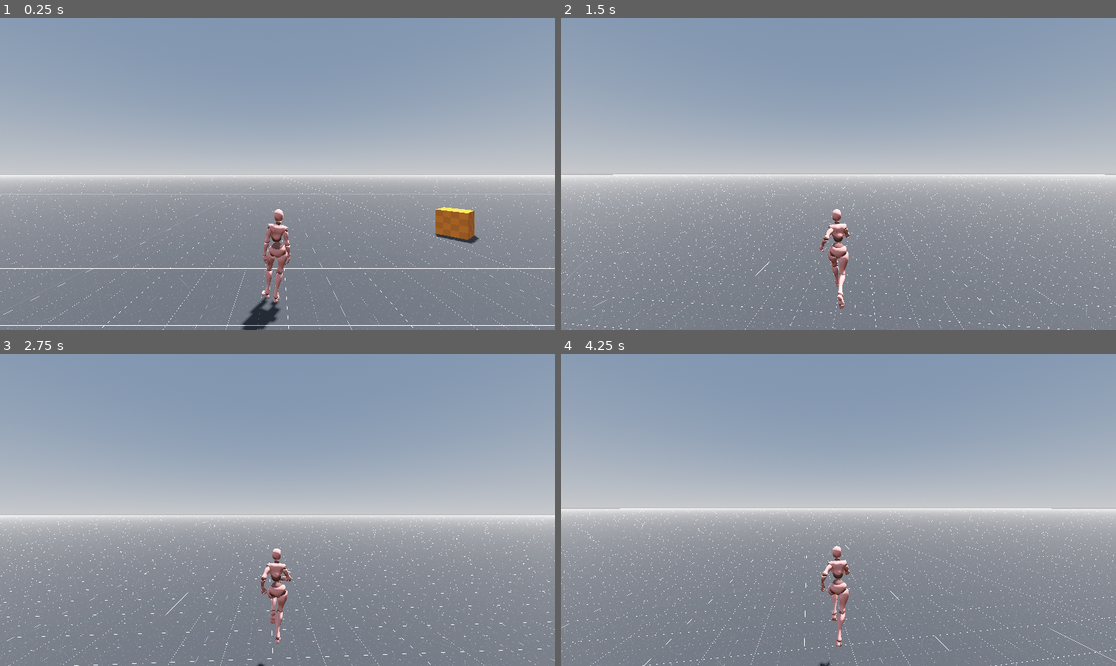
Above: before the commit, frames 1-4 (two rows, left to right).
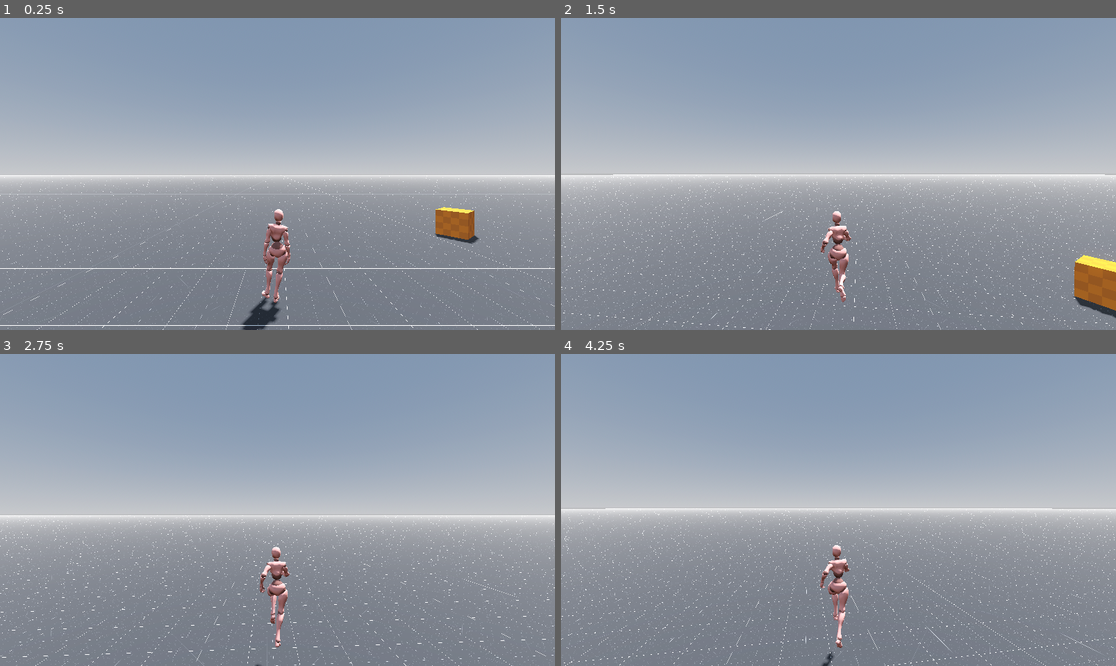
Above: after the commit, the same moments.

Repository: joelkarn/veiled-deceit
Game: Godot game, scene res://scenes/main.tscn
The game is run twice, just before and just after one commit, with the same random seed, the same clock (stepped at 60 frames per second) and the same inputs.
Inputs (mouse positions are in pixels of both pictures, inside the frame that each line leads up to):
- Up to frame 1 (0.25 s): no input
- Up to frame 2 (1.5 s): tap Enter (ui_accept) at 0.5, 0.6, 0.77, 1.07, 1.35 s; move the mouse to (866, 174) at 0.52 s; hold W (forward) from 0.53 s (still down); move the mouse to (810, 174) at 1.27 s
- Up to frame 3 (2.75 s): keep holding W (forward); tap Enter (ui_accept) at 1.52, 1.82, 2.1 s; move the mouse to (288, 503) at 2.02 s
- Up to frame 4 (4.25 s): keep holding W (forward); move the mouse to (832, 516) at 2.77 s; tap Enter (ui_accept) at 2.85, 3.02, 3.32, 3.6, 3.77, 4.07 s; move the mouse to (877, 513) at 3.52 s

The runs differ from the first frame. In frame 1, less than 0.1% of the frame differs, in the area x 47-52%, y 72-86%; in frame 2, 4.0%, in the area x 0-100%, y 50-100%; in frame 3, 2.9%; in frame 4, 2.9%.

Commit message:
improved jumping some more, locked direction of jump

Diff:
--- a/scripts/player.gd
+++ b/scripts/player.gd
@@ -1,8 +1,8 @@
 extends CharacterBody3D
+
 @onready var camera_mount: Node3D = $camera_mount
 @onready var animation_player: AnimationPlayer = $visuals/mixamo_base/AnimationPlayer
 @onready var visuals: Node3D = $visuals
-
 
 const SPEED = 6.5
 const CUSTOM_GRAVITY = -30.0
@@ -12,45 +12,48 @@
 @export var sens_vertical = 0.1
 
 func _ready():
-	# Mouse is not visible and not able to move outside of window
 	Input.mouse_mode = Input.MOUSE_MODE_CAPTURED
 
 func _input(event):
 	if event is InputEventMouseMotion:
-		# Rotates player on horizontal mouse movement
+		# Rotate player (horizontal)
 		rotate_y(deg_to_rad(-event.relative.x * sens_horizontal))
-		# Makes sure player model doesn't rotate when standing still
+		# Rotate only visuals so player model doesn't rotate when standing still
 		visuals.rotate_y(deg_to_rad(event.relative.x * sens_horizontal))
-		# Rotates camera on vertical mouse movement
+		# Rotate camera (vertical)
 		camera_mount.rotate_x(deg_to_rad(-event.relative.y * sens_vertical))
 
 func _physics_process(delta: float) -> void:
-	# Add the gravity.
+	# Add gravity when not on floor
 	if not is_on_floor():
 		velocity.y += CUSTOM_GRAVITY * delta
 
-	# Handle jump.
-	if Input.is_action_just_pressed("ui_accept") and is_on_floor():
-		velocity.y = JUMP_VELOCITY
+	# If on the floor, allow horizontal movement
+	if is_on_floor():
+		var input_dir = Input.get_vector("left", "right", "forward", "backward")
+		var direction = (transform.basis * Vector3(input_dir.x, 0, input_dir.y)).normalized()
 
-	# Get the input direction and handle the movement/deceleration.
-	# As good practice, you should replace UI actions with custom gameplay actions.
-	var input_dir := Input.get_vector("left", "right", "forward", "backward")
-	var direction := (transform.basis * Vector3(input_dir.x, 0, input_dir.y)).normalized()
-	if direction:
-		if animation_player.current_animation != "running":
-			animation_player.play("running")
+		# Animate and set velocity
+		if direction != Vector3.ZERO:
+			if animation_player.current_animation != "running":
+				animation_player.play("running")
+			# Rotate visuals to face movement direction
+			visuals.look_at(position + direction)
 
-		# Rotates visuals (not actual player but just the visual elements/the model)
-		visuals.look_at(position + direction)
+			velocity.x = direction.x * SPEED
+			velocity.z = direction.z * SPEED
+		else:
+			if animation_player.current_animation != "idle":
+				animation_player.play("idle")
+			# Gradually stop moving horizontally
+			velocity.x = move_toward(velocity.x, 0, SPEED)
+			velocity.z = move_toward(velocity.z, 0, SPEED)
 
-		velocity.x = direction.x * SPEED
-		velocity.z = direction.z * SPEED
-	else:
-		if animation_player.current_animation != "idle":
-			animation_player.play("idle")
+		# Handle jump only when on the floor
+		if Input.is_action_just_pressed("ui_accept"):
+			velocity.y = JUMP_VELOCITY
 
-		velocity.x = move_toward(velocity.x, 0, SPEED)
-		velocity.z = move_toward(velocity.z, 0, SPEED)
+	# If not on the floor, don't modify velocity.x or velocity.z (no air control)
+	# velocity.y is already being handled by gravity above
 
 	move_and_slide()
